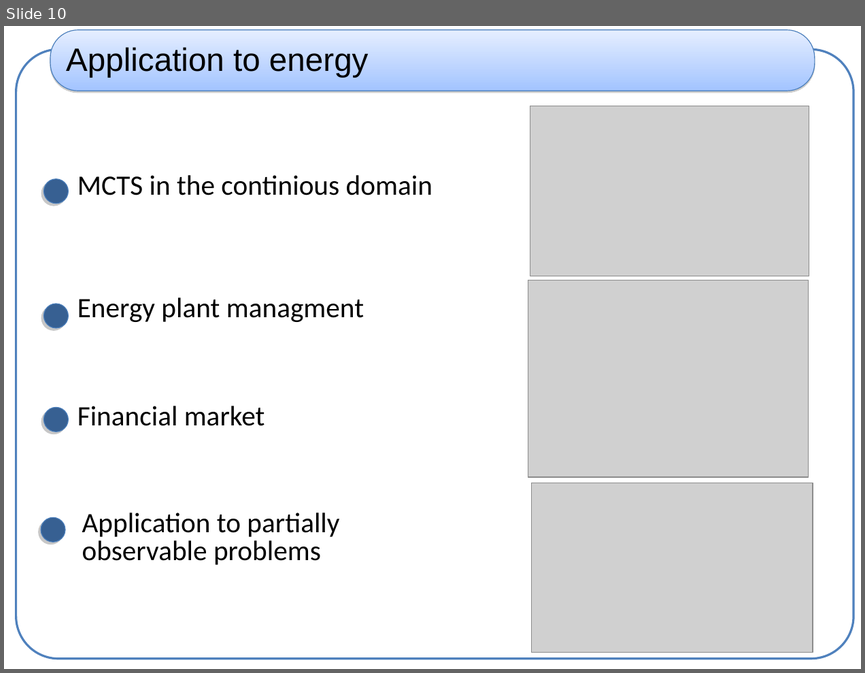
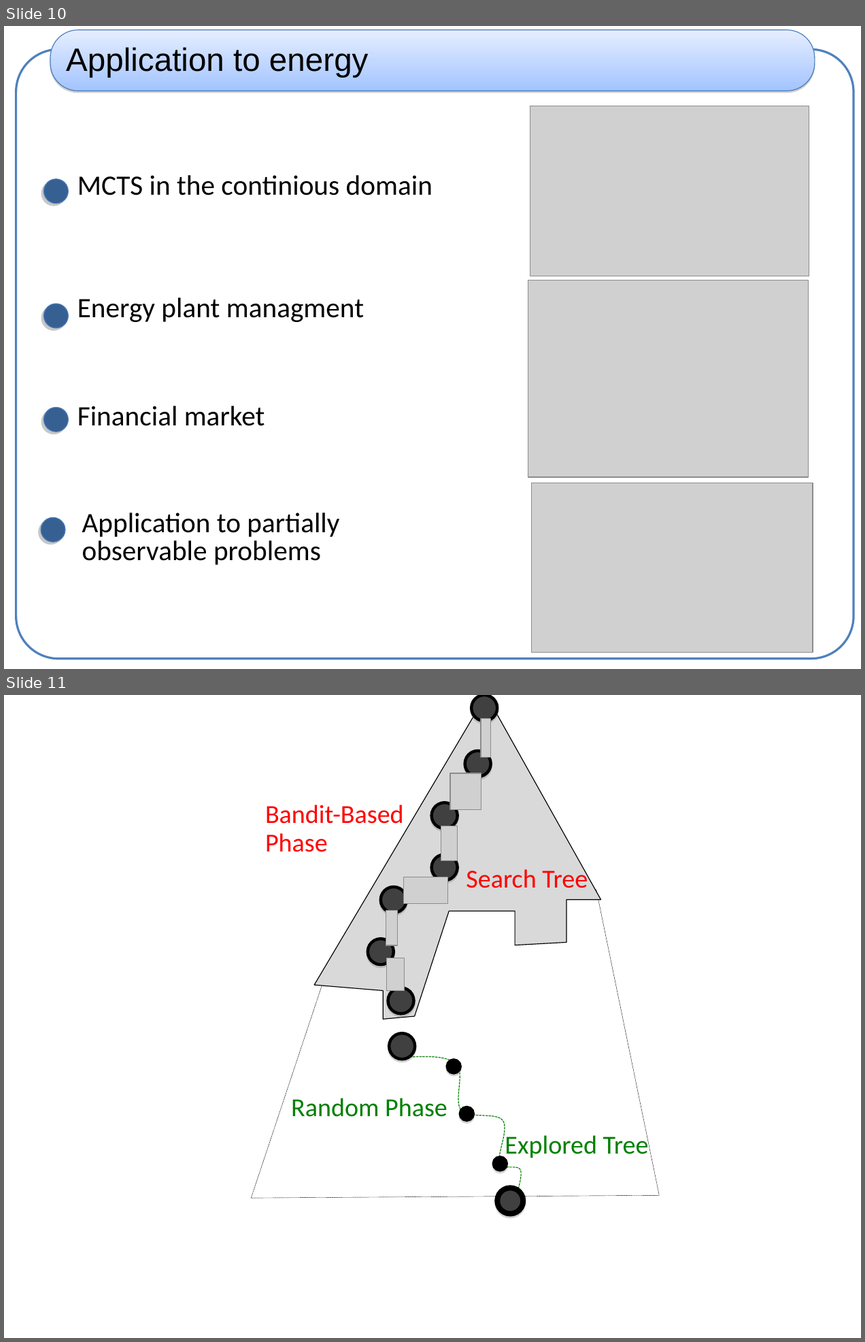
Before and after one commit to haspeleo/Android-Dev, a slide deck: MCTS/mcts_xp.ppt. Shown one above the other, each under a label of ours: slide 10 before the commit, slides 10 and 11 after it. The pictures are 865x673 and 865x1342 pixels, drawn with LibreOffice and Linux fonts; fonts in the diff are those of the drawing; grey boxes stand for pictures; background and template pictures are left out. Boxes give left, top, right and bottom in pixels: in the first picture for what was removed or moved away, otherwise in the second. Text is boxed around its words. In the diff, an @@ line names an element or a change of style, - is before the commit and + after.

Commit message:
slides final

```diff
--- a/MCTS/mcts_xp.ppt
+++ b/MCTS/mcts_xp.ppt
@@ slide 11 added at <box>4,695,861,1338</box>, background #FFFFFF @@
@@ freeform shape added at <box>314,695,601,1019</box>, fill #D9D9D9, outline #000000 0.74 pt @@
@@ ellipse added at <box>471,695,497,721</box>, fill #404040, outline #000000 2.75 pt @@
@@ picture added at <box>481,718,491,757</box> @@
@@ ellipse added at <box>465,751,491,777</box>, fill #404040, outline #000000 2.75 pt @@
@@ picture added at <box>450,773,481,810</box> @@
@@ text added at <box>265,804,404,852</box>, 24 pt, text #FF0000 @@
+Bandit-Based
+Phase
@@ ellipse added at <box>432,802,458,828</box>, fill #404040, outline #000000 2.75 pt @@
@@ picture added at <box>441,826,458,861</box> @@
@@ ellipse added at <box>432,854,458,880</box>, fill #404040, outline #000000 2.75 pt @@
@@ picture added at <box>404,877,448,903</box> @@
@@ text added at <box>466,866,587,888</box>, 24 pt, text #FF0000 @@
+Search Tree
@@ freeform shape added at <box>252,887,660,1198</box>, outline #000000 0.26 pt dashed @@
@@ ellipse added at <box>381,887,407,913</box>, fill #404040, outline #000000 2.75 pt @@
@@ picture added at <box>385,911,398,945</box> @@
@@ ellipse added at <box>368,938,394,964</box>, fill #404040, outline #000000 2.75 pt @@
@@ picture added at <box>387,957,405,990</box> @@
@@ ellipse added at <box>388,987,414,1013</box>, fill #404040, outline #000000 2.75 pt @@
@@ ellipse added at <box>389,1033,415,1059</box>, fill #404040, outline #000000 2.75 pt @@
@@ freeform shape added at <box>407,1055,524,1198</box>, outline #008000 0.74 pt dashed @@
@@ ellipse added at <box>447,1059,460,1073</box>, fill #000000, outline #000000 2.75 pt @@
@@ text added at <box>291,1098,447,1117</box>, 24 pt, text #008000 @@
+Random Phase
@@ ellipse added at <box>460,1107,474,1120</box>, fill #000000, outline #000000 2.75 pt @@
@@ text added at <box>504,1132,649,1160</box>, 24 pt, text #008000 @@
+Explored Tree
@@ ellipse added at <box>494,1157,507,1170</box>, fill #000000, outline #000000 2.75 pt @@
@@ ellipse added at <box>498,1188,524,1214</box>, fill #404040, outline #000000 4.99 pt @@
```
Also in this commit, not shown: 1 slide changed.
